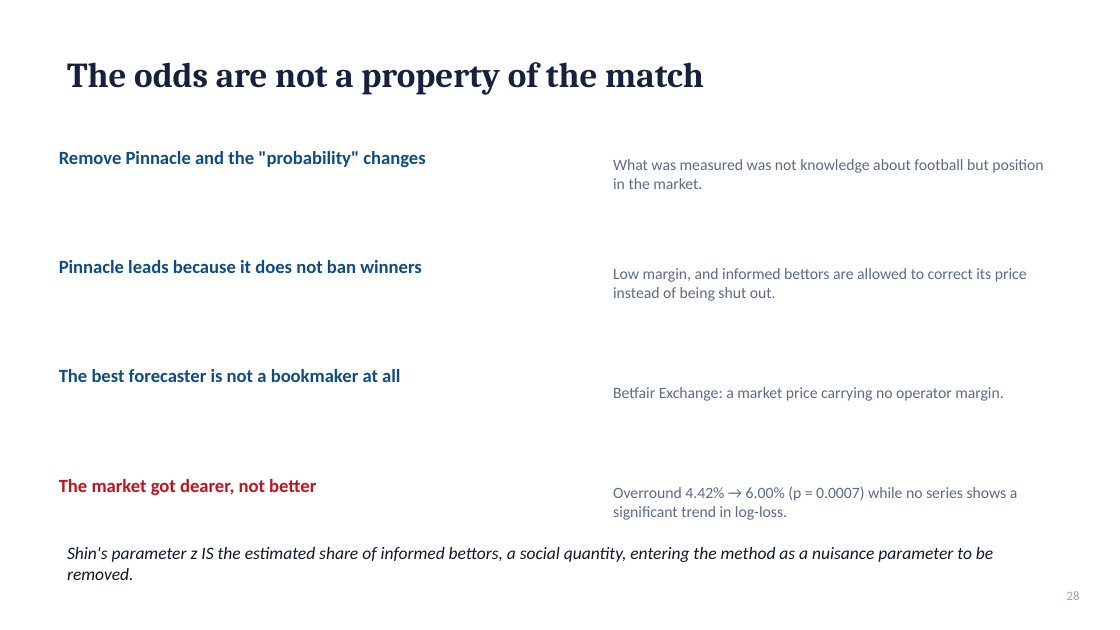
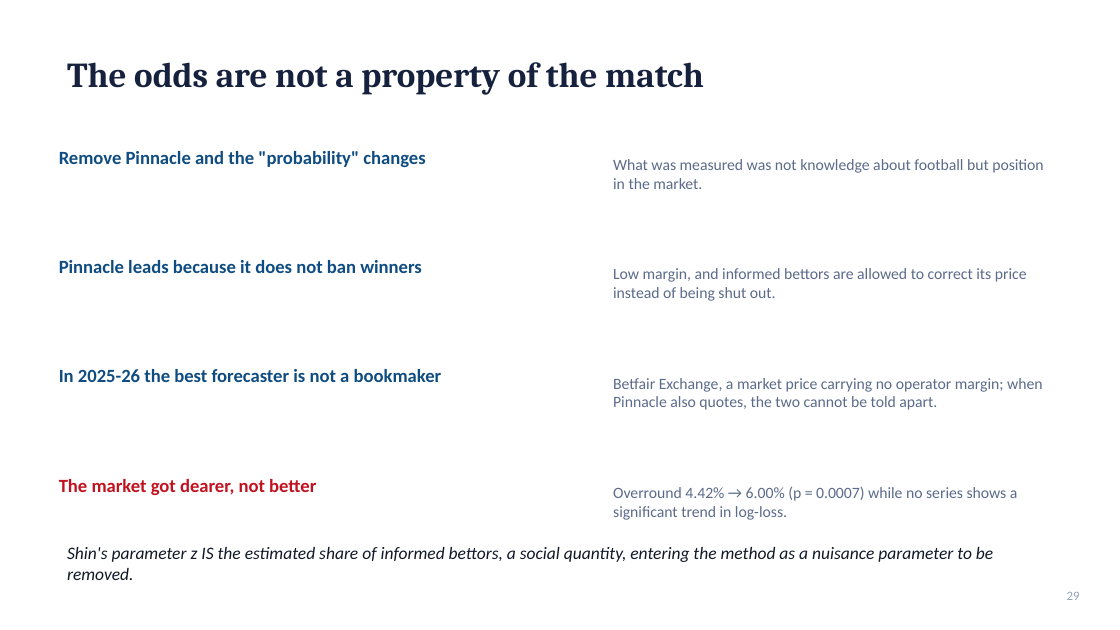
Before and after one commit to stefanos212/online-learning-betting-odds, a slide deck: slide 29 of docs/defense_presentation.pptx (slide 28 before the commit). Drawn at 1120x630 pixels with LibreOffice and Linux fonts; fonts in the diff are those of the drawing. Boxes give left, top, right and bottom in pixels: in the first picture for what was removed or moved away, otherwise in the second. Text is boxed around its words. In the diff, an @@ line names an element or a change of style, - is before the commit and + after.

```diff
--- a/docs/defense_presentation.pptx
+++ b/docs/defense_presentation.pptx
@@ text at (59,369,442,382): text changed @@
-The best forecaster is not a bookmaker at all
+In 2025-26 the best forecaster is not a bookmaker
@@ text at (613,378,1043,410): text changed @@
-Betfair Exchange: a market price carrying no operator margin.
+Betfair Exchange, a market price carrying no operator margin; when Pinnacle also quotes, the two cannot be told apart.
@@ page number at (1067,592,1080,600): text changed @@
-28
+29
```
Also in this commit, not shown: 9 other slides changed, 1 slide added, 3 other files.
